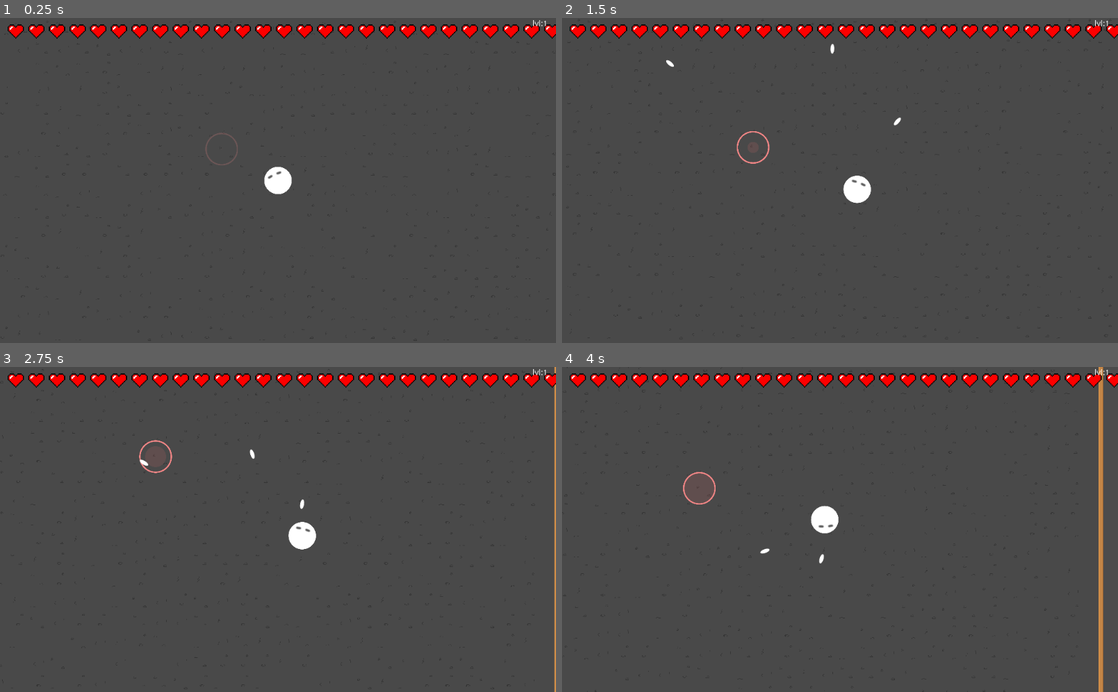
Above: before the commit, frames 1-4 (two rows, left to right).
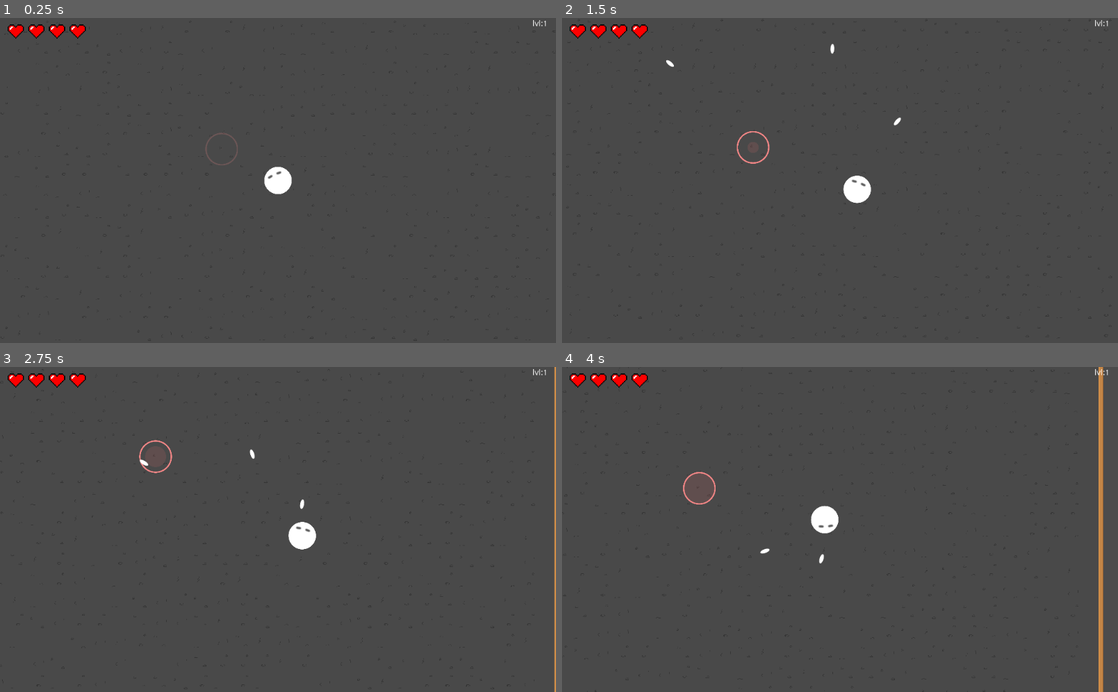
Above: after the commit, the same moments.

Repository: kmltml/gmtk2021
Game: Godot game, scene res://main.tscn
Same seed, same stepped clock (60 frames per second), same inputs: the game is played once before the commit and once after it. Sound files missing from this copy of the repository are replaced by a short silence.
Inputs (mouse positions are in pixels of both pictures, inside the frame that each line leads up to):
- Up to frame 1 (0.25 s): no input
- Up to frame 2 (1.5 s): move the mouse to (962, 164) at 0.52 s; press the mouse at (962, 164) at 0.53 s; hold D (move_right) 0.53-1.28 s; move the mouse to (728, 196) at 1.27 s; release the mouse at (728, 196) at 1.28 s; hold S (move_down) from 1.28 s (still down); click (728, 196) at 1.35 s
- Up to frame 3 (2.75 s): move the mouse to (333, 458) at 2.02 s; release S (move_down) at 2.03 s; press the mouse at (333, 458) at 2.03 s; hold D (move_right) from 2.03 s (still down)
- Up to frame 4 (4 s): move the mouse to (812, 594) at 2.77 s; release D (move_right) at 2.78 s; release the mouse at (812, 594) at 2.78 s; hold W (move_up) 2.78-3.53 s; click (812, 594) at 2.85 s; move the mouse to (1006, 578) at 3.52 s; press the mouse at (1006, 578) at 3.53 s; hold A (move_left) from 3.53 s (still down)

The runs differ from the first frame. In frame 1, 2.0% of the frame differs, in the area x 16-100%, y 1-7%; in frame 2, 2.0%; in frame 3, 2.0%; in frame 4, 2.0%.

Commit message:
Add spiky powerup

Diff:
--- a/bullets/bullet.gd
+++ b/bullets/bullet.gd
@@ -23,8 +23,6 @@
         audio.play()
         body.on_bullet_hit(self)
         audio.connect("finished", audio, "queue_free")
-        if body.is_in_group("monster"):
-            Global.enemiesCount-=1
 
     queue_free()
 
--- a/enemies/enemy.gd
+++ b/enemies/enemy.gd
@@ -2,11 +2,19 @@
 
 var attached_things = []
 
-func on_bullet_hit(_bullet):
+func die():
     for thing in attached_things:
         if is_instance_valid(thing):
             thing.powerup_die()
+
+    Global.enemiesCount -= 1
     queue_free()
+
+func on_bullet_hit(_bullet):
+    die()
 
 func attach_powerup(powerup):
     attached_things.append(powerup)
+
+func on_contact_damage(body):
+    die()
--- a/enemies/shooter/shooter.gd
+++ b/enemies/shooter/shooter.gd
@@ -38,6 +38,3 @@
     var forward = target_vector.normalized()
     var side = Vector2(-forward.y, forward.x)
     self.linear_velocity = forward * forward_speed + side * side_speed
-
-func on_bullet_hit(_bullet):
-    queue_free()
--- a/level/Wave.gd
+++ b/level/Wave.gd
@@ -10,6 +10,7 @@
 
 var arrayPowerUps = [
     preload("res://powerups/shield/Shield.tscn"),
+    preload("res://powerups/spiky/Spiky.tscn")
 ]
 
 func _ready():
--- a/level/level.tscn
+++ b/level/level.tscn
@@ -22,7 +22,7 @@
 tile_data = PoolIntArray( -720913, 1, 7, -720912, 1, 196612, -720911, 1, 196612, -720910, 1, 196612, -720909, 1, 196612 …(15086 unchanged characters)…
 
 [node name="Player" parent="." instance=ExtResource( 5 )]
-player_health = 40
+player_health = 4
 
 [node name="LevelBounds" type="Area2D" parent="."]
 collision_layer = 31
--- a/powerups/powerup.gd
+++ b/powerups/powerup.gd
@@ -21,6 +21,12 @@
     collision_mask = body.collision_mask
     if body.has_method("attach_powerup"):
         body.attach_powerup(self)
+
+    if body.is_in_group("player"):
+        add_to_group("player")
+    elif body.is_in_group("monster"):
+        add_to_group("monster")
+
     after_joined(body)
 
 func after_joined(_body):
--- a/powerups/shield/Shield.gd
+++ b/powerups/shield/Shield.gd
@@ -2,8 +2,6 @@
 
 func after_joined(body):
     if body.is_in_group("player"):
-        add_to_group("player")
         $ShieldArea.set_collision_layer_bit(1, false)
     elif body.is_in_group("monster"):
-        add_to_group("monster")
         $ShieldArea.set_collision_layer_bit(2, false)
--- /dev/null
+++ b/powerups/spiky/Spiky.tscn
@@ -0,0 +1,104 @@
+[gd_scene load_steps=7 format=2]
+
+[ext_resource path="res://powerups/spiky/spiky.gd" type="Script" id=1]
+[ext_resource path="res://powerups/spiky/spikes.png" type="Texture" id=2]
+[ext_resource path="res://powerups/spiky/circle.png" type="Texture" id=3]
+
+[sub_resource type="CircleShape2D" id=1]
+radius = 14.0692
+
+[sub_resource type="Animation" id=2]
+resource_name = "Extend"
+length = 0.2
+tracks/0/type = "value"
+tracks/0/path = NodePath("circle:scale")
+tracks/0/interp = 1
+tracks/0/loop_wrap = true
+tracks/0/imported = false
+tracks/0/enabled = true
+tracks/0/keys = {
+"times": PoolRealArray( 0, 0.2 ),
+"transitions": PoolRealArray( 1, 1 ),
+"update": 0,
+"values": [ Vector2( 0.438, 0.438 ), Vector2( 0.324, 0.324 ) ]
+}
+tracks/1/type = "value"
+tracks/1/path = NodePath(".:spikes_extended")
+tracks/1/interp = 1
+tracks/1/loop_wrap = true
+tracks/1/imported = false
+tracks/1/enabled = true
+tracks/1/keys = {
+"times": PoolRealArray( 0.2 ),
+"transitions": PoolRealArray( 1 ),
+"update": 1,
+"values": [ true ]
+}
+
+[sub_resource type="Animation" id=3]
+resource_name = "Retract"
+length = 0.5
+tracks/0/type = "value"
+tracks/0/path = NodePath("circle:scale")
+tracks/0/interp = 1
+tracks/0/loop_wrap = true
+tracks/0/imported = false
+tracks/0/enabled = true
+tracks/0/keys = {
+"times": PoolRealArray( 0, 0.5 ),
+"transitions": PoolRealArray( 1, 1 ),
+"update": 0,
+"values": [ Vector2( 0.324, 0.324 ), Vector2( 0.438, 0.438 ) ]
+}
+tracks/1/type = "value"
+tracks/1/path = NodePath(".:spikes_extended")
+tracks/1/interp = 1
+tracks/1/loop_wrap = true
+tracks/1/imported = false
+tracks/1/enabled = true
+tracks/1/keys = {
+"times": PoolRealArray( 0.5 ),
+"transitions": PoolRealArray( 1 ),
+"update": 1,
+"values": [ false ]
+}
+
+[node name="Spiky" type="RigidBody2D" groups=[
+"powerup",
+]]
+contacts_reported = 1
+contact_monitor = true
+linear_damp = 1.0
+angular_damp = 1.0
+script = ExtResource( 1 )
+__meta__ = {
+"_edit_horizontal_guides_": [  ]
+}
+
+[node name="CollisionShape2D" type="CollisionShape2D" parent="."]
+visible = false
+shape = SubResource( 1 )
+
+[node name="circle" type="Sprite" parent="."]
+scale = Vector2( 0.324, 0.324 )
+texture = ExtResource( 3 )
+
+[node name="spikes" type="Sprite" parent="."]
+scale = Vector2( 0.416, 0.416 )
+texture = ExtResource( 2 )
+
+[node name="AnimationPlayer" type="AnimationPlayer" parent="."]
+autoplay = "Extend"
+anims/Extend = SubResource( 2 )
+anims/Retract = SubResource( 3 )
+
+[node name="ExtendTimer" type="Timer" parent="."]
+one_shot = true
+
+[node name="RetractTimer" type="Timer" parent="."]
+wait_time = 5.0
+one_shot = true
+autostart = true
+
+[connection signal="timeout" from="ExtendTimer" to="." method="_on_ExtendTimer_timeout"]
+[connection signal="timeout" from="RetractTimer" to="." method="_on_RetractTimer_timeout"]
--- /dev/null
+++ b/powerups/spiky/spiky.gd
@@ -0,0 +1,36 @@
+extends "res://powerups/powerup.gd"
+
+export var spikes_extended = true
+
+var enemy_group: String
+
+func on_body_entered(body):
+    if spikes_extended and body.has_method("on_contact_damage"):
+        body.on_contact_damage(self)
+    elif not spikes_extended:
+        .on_body_entered(body)
+
+func _on_ExtendTimer_timeout():
+    $AnimationPlayer.play("Extend")
+    $RetractTimer.start()
+
+func _on_RetractTimer_timeout():
+    $AnimationPlayer.play("Retract")
+    $ExtendTimer.start()
+
+func after_joined(body):
+    $AnimationPlayer.queue("Extend")
+    $ExtendTimer.stop()
+    $RetractTimer.stop()
+    connect("body_entered", self, "on_body_entered_connected")
+    if body.is_in_group("player"):
+        enemy_group = "monster"
+    elif body.is_in_group("monster"):
+        enemy_group = "player"
+
+func on_contact_damage(_body):
+    pass
+
+func on_body_entered_connected(body):
+    if body.is_in_group(enemy_group) and body.has_method("on_contact_damage"):
+        body.on_contact_damage(self)
Binary file added: powerups/spiky/circle.png
Not shown, added: powerups/spiky/circle.png.import
Binary file added: powerups/spiky/spikes.png
Not shown, added: powerups/spiky/spikes.png.import
